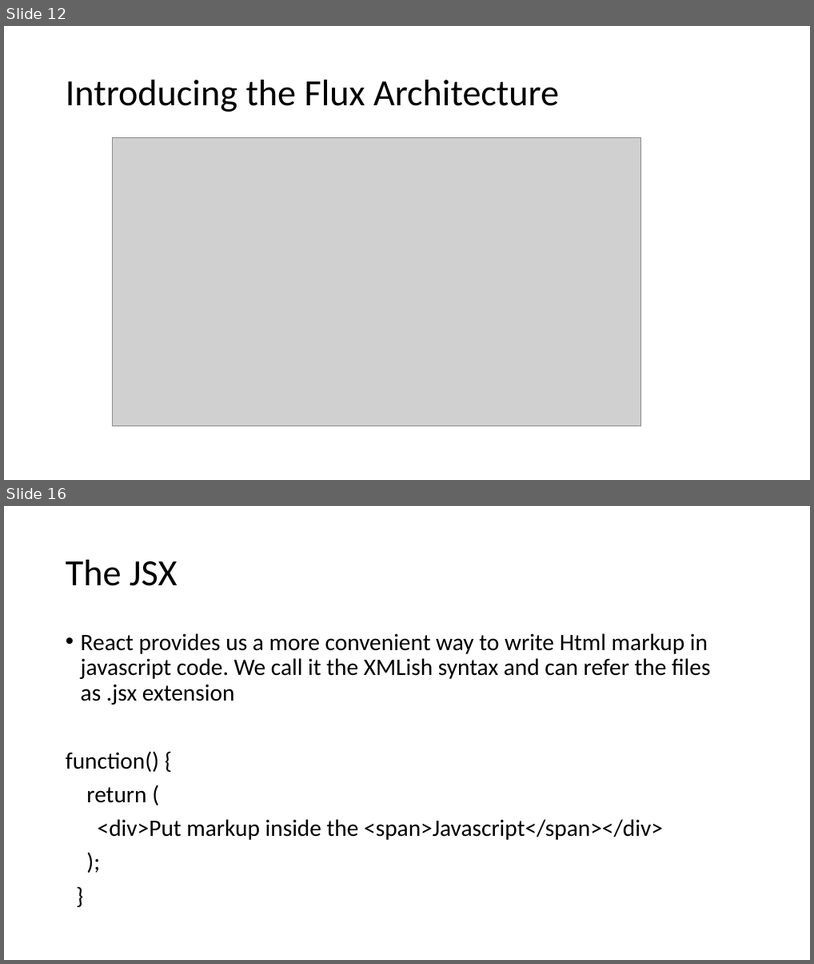
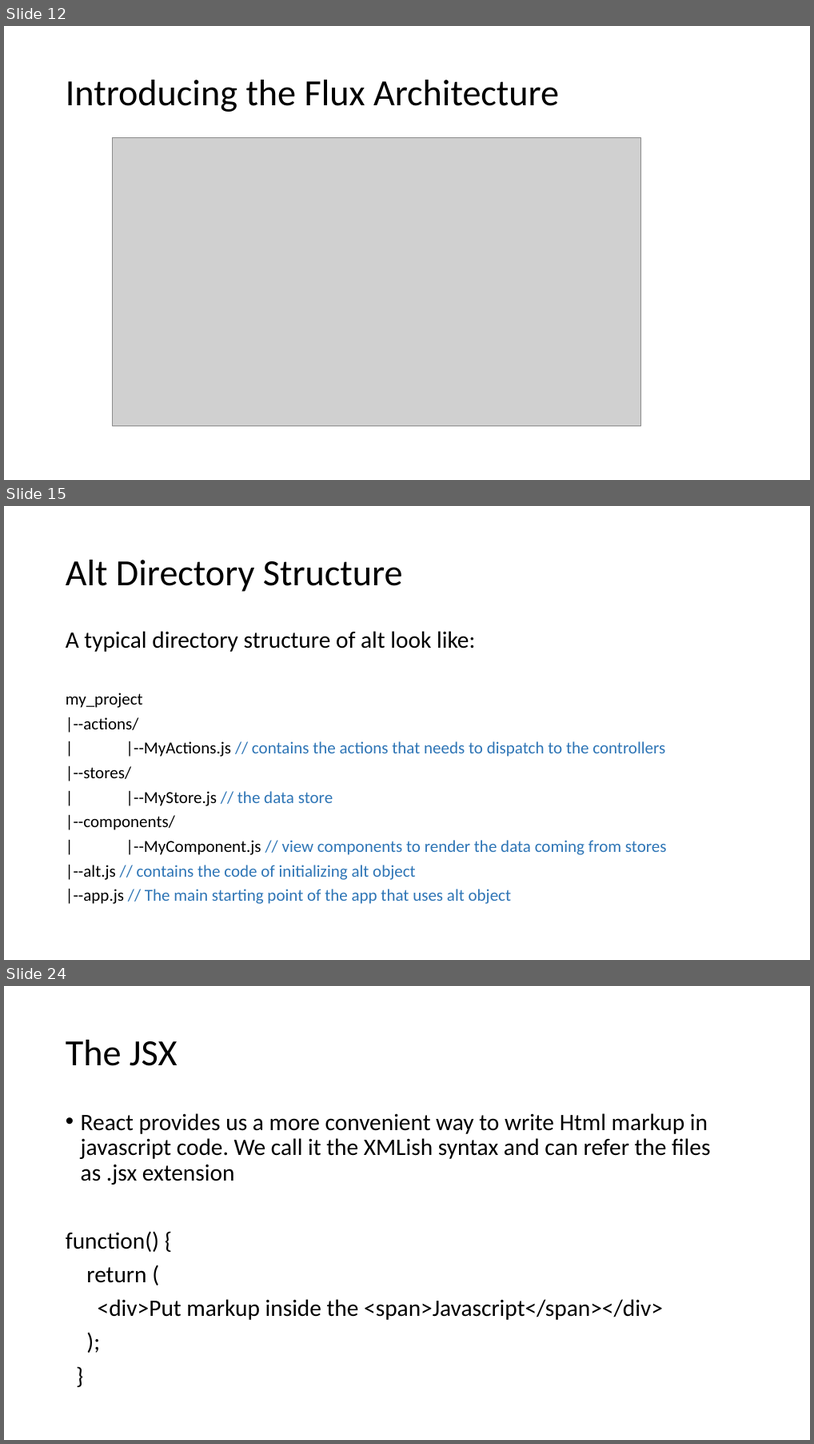
Before and after one commit to awahab29/samplealt, a slide deck: React.pptx. Shown one above the other, each under a label of ours: slides 12 and 16 before the commit, slides 12, 15 and 24 after it; the slides between them are not shown. The pictures are 814x964 and 814x1444 pixels, drawn with LibreOffice and Linux fonts; fonts in the diff are those of the drawing; grey boxes stand for pictures. Boxes give left, top, right and bottom in pixels: in the first picture for what was removed or moved away, otherwise in the second. Text is boxed around its words. In the diff, an @@ line names an element or a change of style, - is before the commit and + after.

```diff
--- a/React.pptx
+++ b/React.pptx
@@ slide 15 added at (x1=4, y1=506, x2=810, y2=960), background #FFFFFF @@
@@ title added at (x1=66, y1=560, x2=403, y2=592), 44 pt, text #000000 @@
+Alt Directory Structure
@@ text added at (x1=66, y1=631, x2=667, y2=904), 20 pt, text #2E75B6 @@
+A typical directory structure of alt look like:
+my_project
+|--actions/
+| |--MyActions.js // contains the actions that needs to dispatch to the controllers
+|--stores/
+| |--MyStore.js // the data store
+|--components/
+| |--MyComponent.js // view components to render the data coming from stores
+|--alt.js // contains the code of initializing alt object
+|--app.js // The main starting point of the app that uses alt object
@@ what was slide 16 is now slide 24 @@
```
Also in this commit, not shown: 7 slides changed, 7 other slides added, 1 slide removed.
